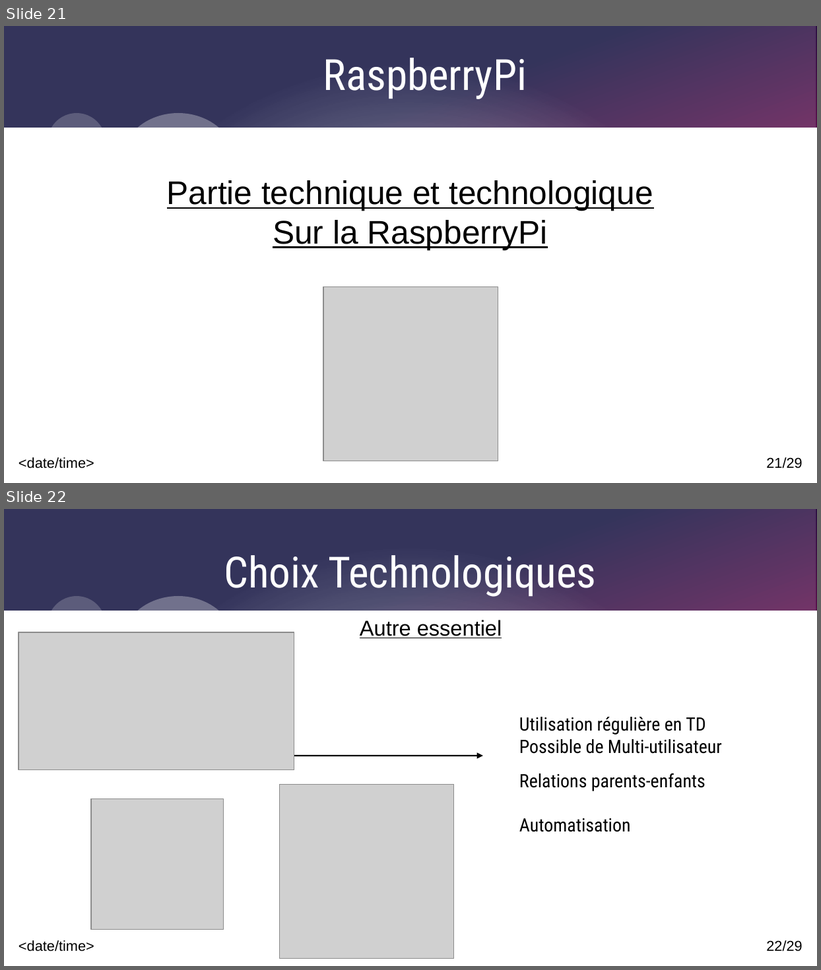
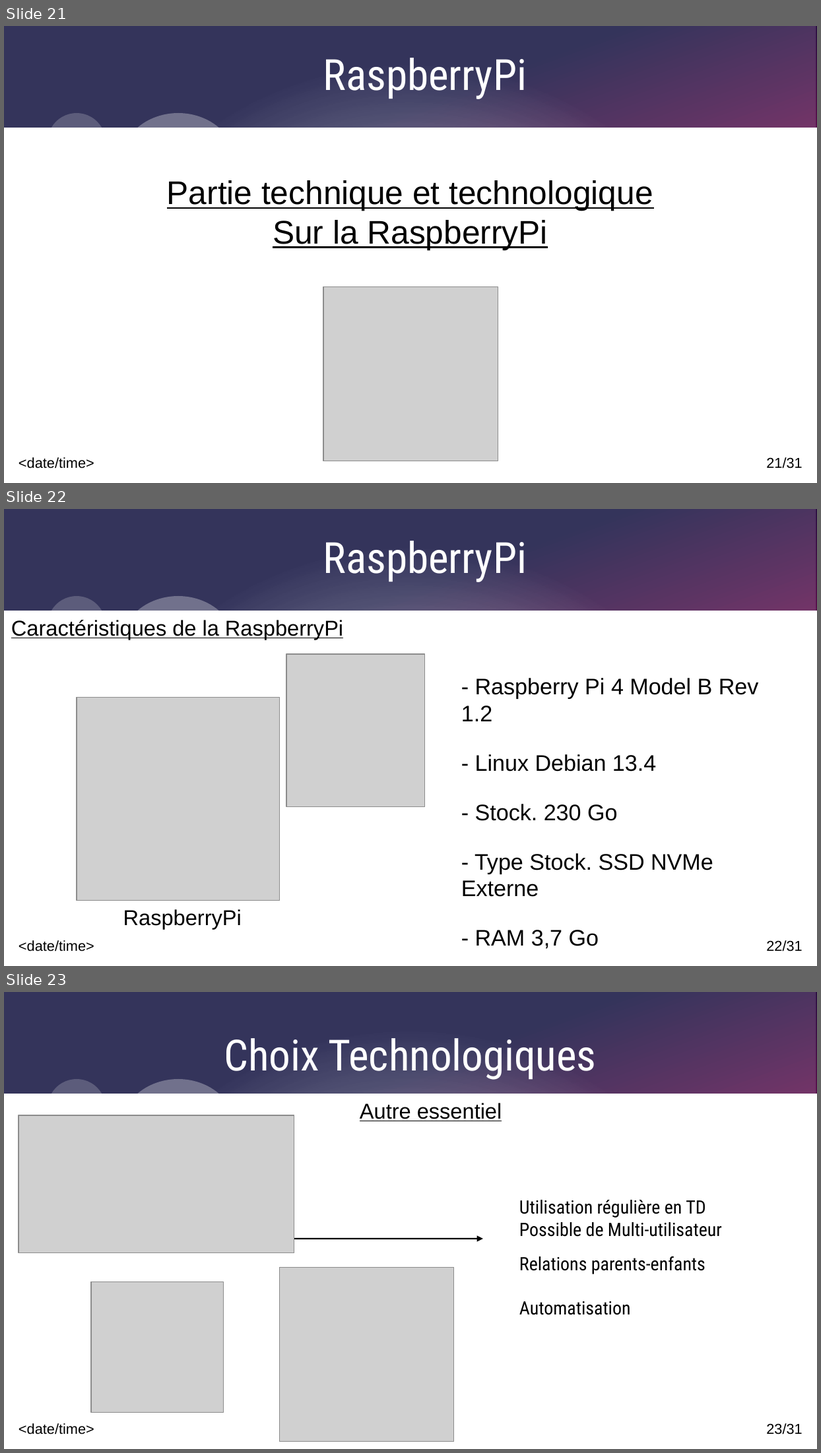
Before and after one commit to Corentinh2/PROJET_GESTIONNAIRE_DE_CHARGE, a slide deck: Revues/DiapoRevue3_VR.odp. Shown one above the other, each under a label of ours: slides 21 and 22 before the commit, slides 21, 22 and 23 after it. The pictures are 821x970 and 821x1453 pixels, drawn with LibreOffice and Linux fonts; fonts in the diff are those of the drawing; grey boxes stand for pictures. Boxes give left, top, right and bottom in pixels: in the first picture for what was removed or moved away, otherwise in the second. Text is boxed around its words. In the diff, an @@ line names an element or a change of style, - is before the commit and + after.

```diff
--- a/Revues/DiapoRevue3_VR.odp
+++ b/Revues/DiapoRevue3_VR.odp
@@ slide 22 added at box(4, 509, 817, 966), background #FFFFFF; not listed: 9 template elements that a slide beside it also shows @@
@@ title added at box(323, 541, 527, 582), 42 pt, text #FFFFFF @@
+RaspberryPi
@@ text added at box(11, 620, 343, 640), 21 pt, text #000000, underline @@
+Caractéristiques de la RaspberryPi
@@ picture added at box(286, 654, 425, 807) @@
@@ text added at box(461, 678, 759, 949), 22 pt, text #000000 @@
+- Raspberry Pi 4 Model B Rev 1.2
+- Linux Debian 13.4
+- Stock. 230 Go
+- Type Stock. SSD NVMe Externe
+- RAM 3,7 Go
@@ picture added at box(77, 698, 280, 902) @@
@@ text added at box(123, 910, 242, 929), 21 pt, text #000000 @@
+RaspberryPi
@@ page number at box(766, 458, 802, 469): text changed @@
-21/29
+21/31
@@ what was slide 22 is now slide 23 @@
@@ page number at box(766, 1424, 802, 1435): text changed @@
-22/29
+23/31
```
Also in this commit, not shown: 3 slides changed, 1 other slide added, 1 other file.
